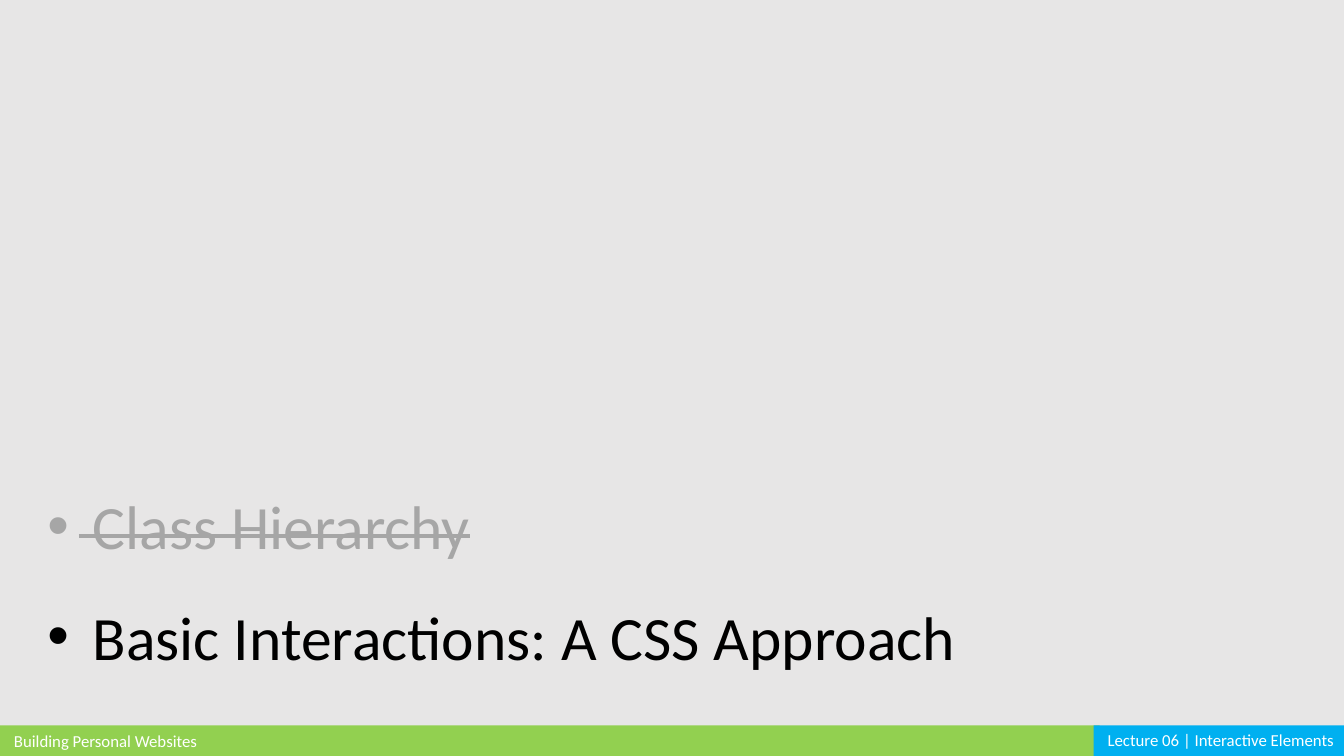
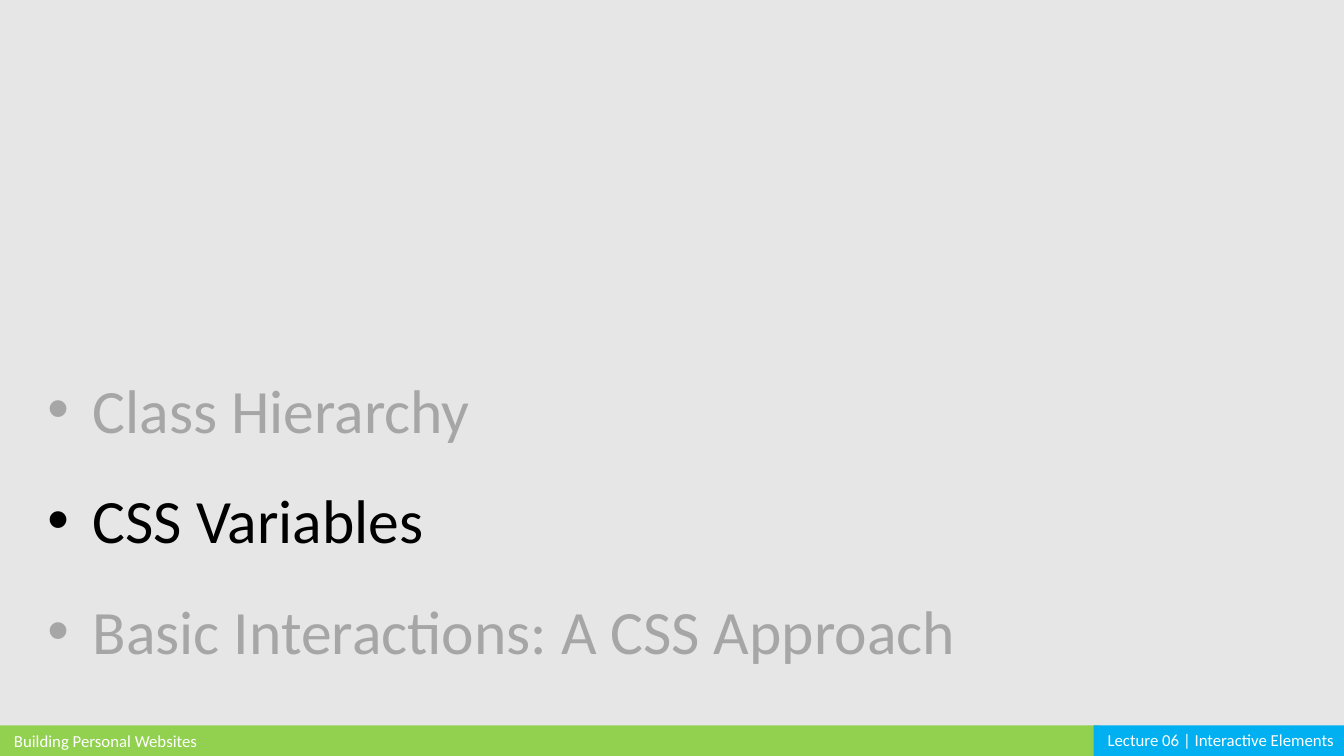
Before and after one commit to cardadfar/stuco_webdev_website, a slide deck: slide 11 of assets/lectures/BPW_Lecture_06.pptx. Drawn at 1344x756 pixels with LibreOffice and Linux fonts; fonts in the diff are those of the drawing. Boxes give left, top, right and bottom in pixels: in the first picture for what was removed or moved away, otherwise in the second. Text is boxed around its words. In the diff, an @@ line names an element or a change of style, - is before the commit and + after.

```diff
--- a/assets/lectures/BPW_Lecture_06.pptx
+++ b/assets/lectures/BPW_Lecture_06.pptx
@@ text "Class Hierarchy": place and size @@
-text "Class Hierarchy" at box(93, 506, 955, 670)
+text "Class Hierarchy" at box(93, 390, 955, 664)
@@ text at box(93, 390, 955, 664): strikethrough off in "Class Hierarchy"; text colour #000000 to #A6A6A6 in "Basic Interactions: A CSS Approach" @@
@@ text at box(93, 500, 423, 544): paragraph added @@
+• CSS Variables
```
Also in this commit, not shown: 1 other slide changed, 3 slides added, 12 other files.
